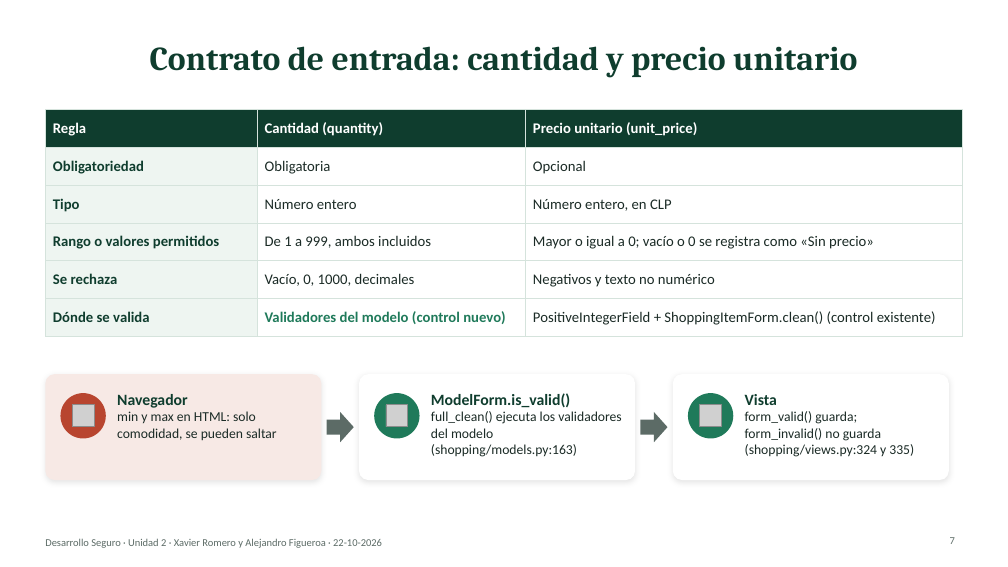
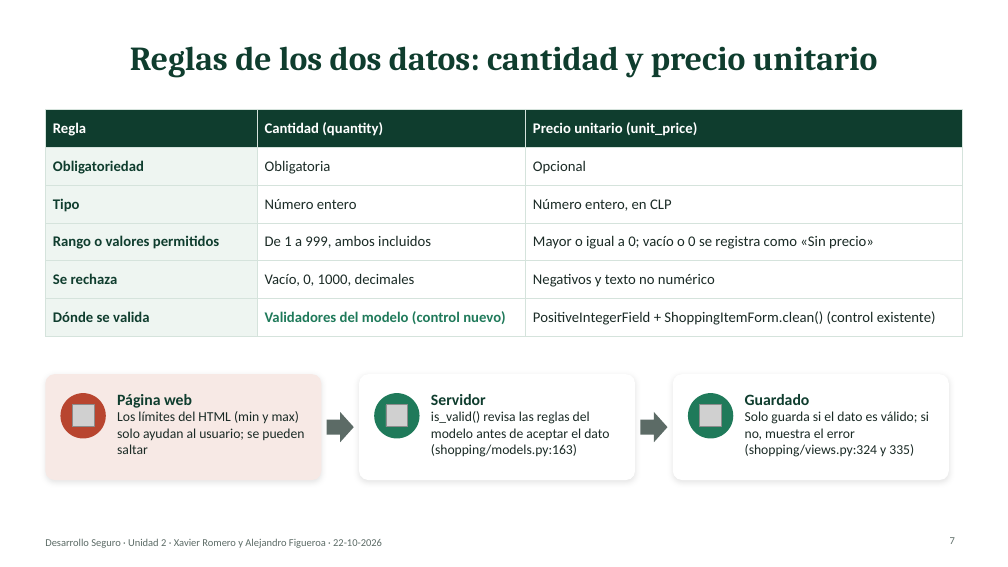
Before and after one commit to xaviiromf/desarrollo-seguro-10-09, a slide deck: slide 7 of evaluacion_u2/Presentacion_U2_Desarrollo_Seguro.pptx. Drawn at 1008x567 pixels with LibreOffice and Linux fonts; fonts in the diff are those of the drawing; grey boxes stand for pictures. Boxes give left, top, right and bottom in pixels: in the first picture for what was removed or moved away, otherwise in the second. Text is boxed around its words. In the diff, an @@ line names an element or a change of style, - is before the commit and + after.

Commit message:
docs: simplify deck wording, drop criteria and commit refs, generate script and prep guide from guion.json

```diff
--- a/evaluacion_u2/Presentacion_U2_Desarrollo_Seguro.pptx
+++ b/evaluacion_u2/Presentacion_U2_Desarrollo_Seguro.pptx
@@ title at box(130, 46, 877, 78): text changed @@
-Contrato de entrada: cantidad y precio unitario
+Reglas de los dos datos: cantidad y precio unitario
@@ text at box(117, 394, 304, 454): text changed @@
-Navegador
-min y max en HTML: solo comodidad, se pueden saltar
+Página web
+Los límites del HTML (min y max) solo ayudan al usuario; se pueden saltar
@@ text at box(431, 394, 609, 457): text changed @@
-ModelForm.is_valid()
-full_clean() ejecuta los validadores del modelo (shopping/models.py:163)
+Servidor
+is_valid() revisa las reglas del modelo antes de aceptar el dato (shopping/models.py:163)
@@ text at box(745, 394, 929, 457): text changed @@
-Vista
-form_valid() guarda; form_invalid() no guarda (shopping/views.py:324 y 335)
+Guardado
+Solo guarda si el dato es válido; si no, muestra el error (shopping/views.py:324 y 335)
```
Also in this commit, not shown: 13 other slides changed, 5 other files.
